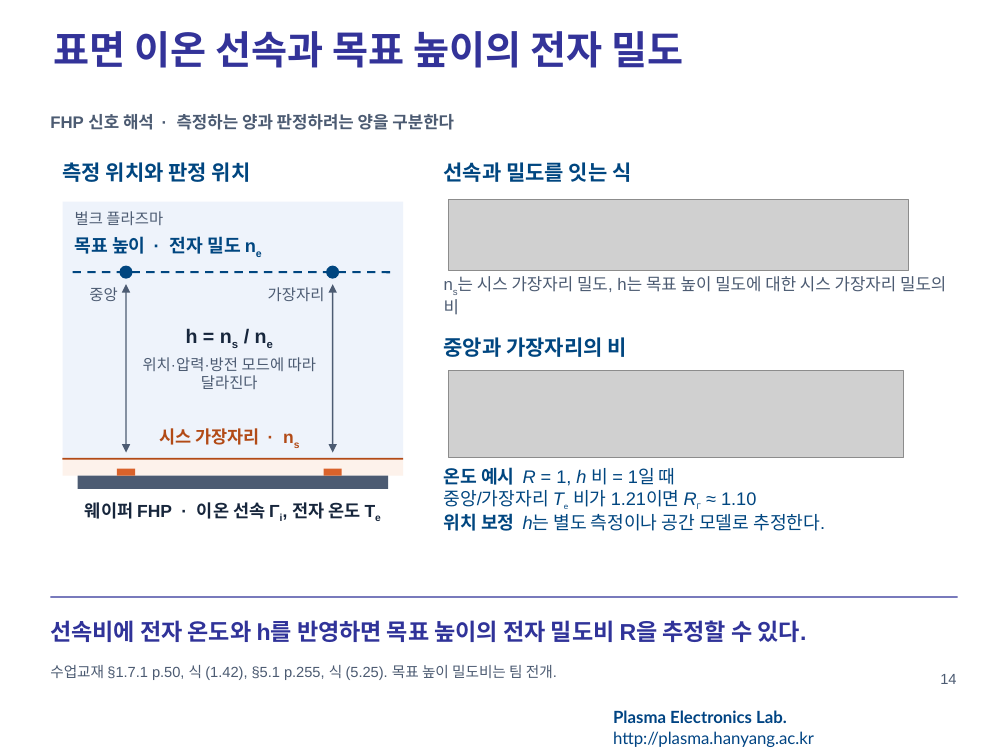
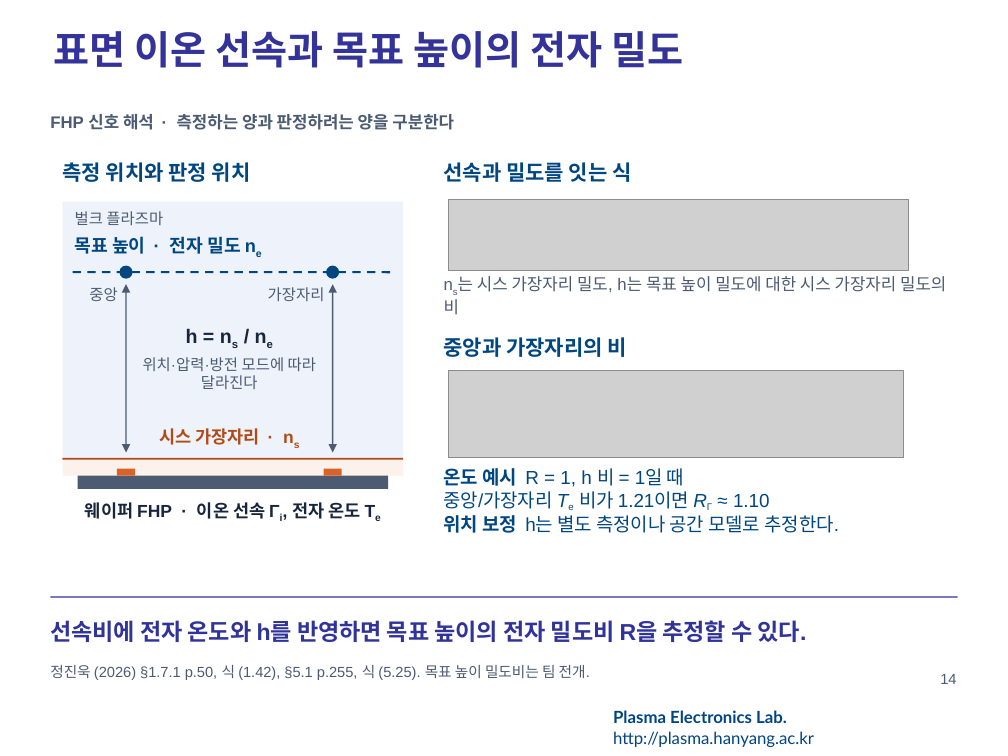
Before and after one commit to garlicjam-pyo/plasma, a slide deck: slide 14 of presentations/1차발표_이론배경판.pptx. Drawn at 1008x756 pixels with LibreOffice and Linux fonts; fonts in the diff are those of the drawing; grey boxes stand for pictures; background and template pictures are left out. Boxes give left, top, right and bottom in pixels: in the first picture for what was removed or moved away, otherwise in the second. Text is boxed around its words. In the diff, an @@ line names an element or a change of style, - is before the commit and + after.

```diff
--- a/presentations/1차발표_이론배경판.pptx
+++ b/presentations/1차발표_이론배경판.pptx
@@ text "온도 예시 R = 1, ..." at bbox=[444, 468, 839, 533]: size 13 to 13.5 pt; italic off in "R h", "h는"; size 9.8 to 12 pt, now subscript in "Te RΓ" @@
@@ text at bbox=[50, 665, 590, 680]: text changed @@
-수업교재 §1.7.1 p.50, 식 (1.42), §5.1 p.255, 식 (5.25). 목표 높이 밀도비는 팀 전개.
+정진욱 (2026) §1.7.1 p.50, 식 (1.42), §5.1 p.255, 식 (5.25). 목표 높이 밀도비는 팀 전개.
```
Also in this commit, not shown: 8 other slides changed, 2 other files.
